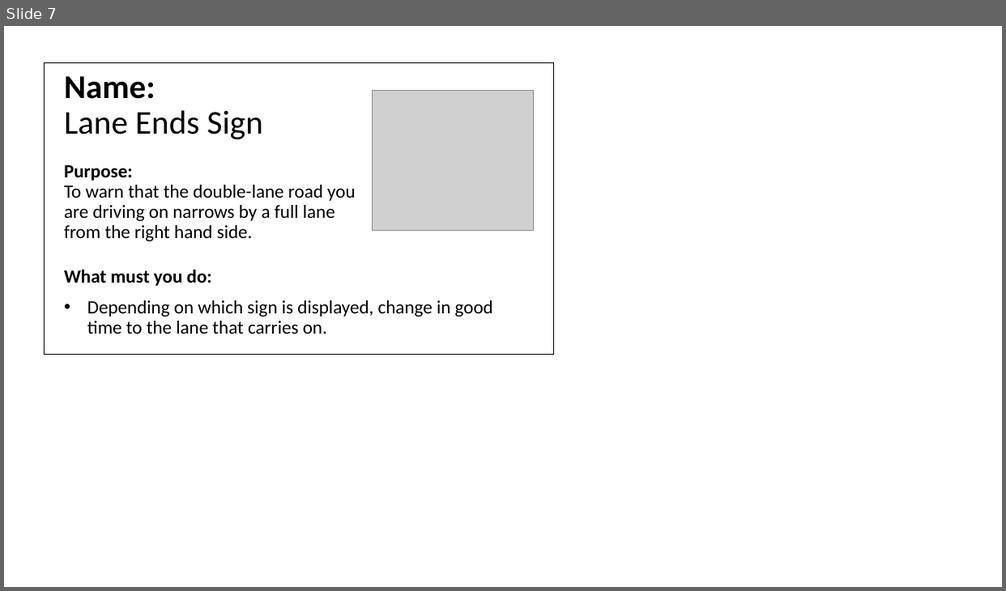
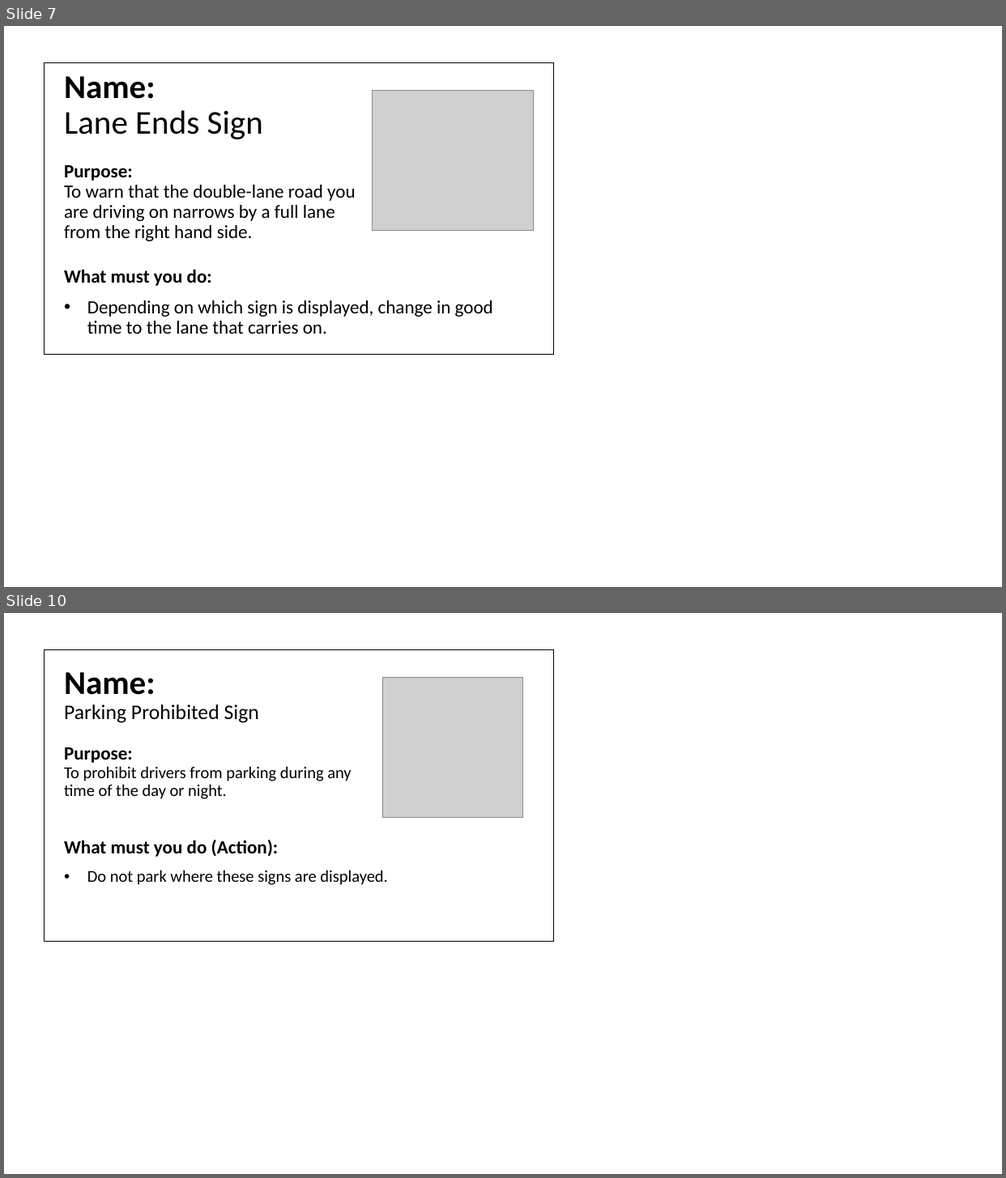
Before and after one commit to MosheRasetsoke/TrafficBot, a slide deck: images/ActualImages/Road Traffic Signs, Signals and Markings.pptx. Shown one above the other, each under a label of ours: slide 7 before the commit, slides 7 and 10 after it; the slides between them are not shown. The pictures are 1006x591 and 1006x1178 pixels, drawn with LibreOffice and Linux fonts; fonts in the diff are those of the drawing; grey boxes stand for pictures. Boxes give left, top, right and bottom in pixels: in the first picture for what was removed or moved away, otherwise in the second. Text is boxed around its words. In the diff, an @@ line names an element or a change of style, - is before the commit and + after.

```diff
--- a/images/ActualImages/Road Traffic Signs, Signals and Markings.pptx
+++ b/images/ActualImages/Road Traffic Signs, Signals and Markings.pptx
@@ slide 10 added at [4, 613, 1002, 1174], background #FFFFFF @@
@@ table added at [44, 649, 554, 942], 1 rows, 1 columns @@
+
@@ title added at [64, 672, 351, 799], 16 pt, text #000000 @@
+Name:
+Parking Prohibited Sign
+Purpose:
+To prohibit drivers from parking during any time of the day or night.
@@ picture added at [383, 677, 522, 817] @@
@@ text added at [64, 840, 387, 885], 16 pt, text #000000 @@
+What must you do (Action):
+• Do not park where these signs are displayed.
```
Also in this commit, not shown: 22 other slides added, 50 other files.
